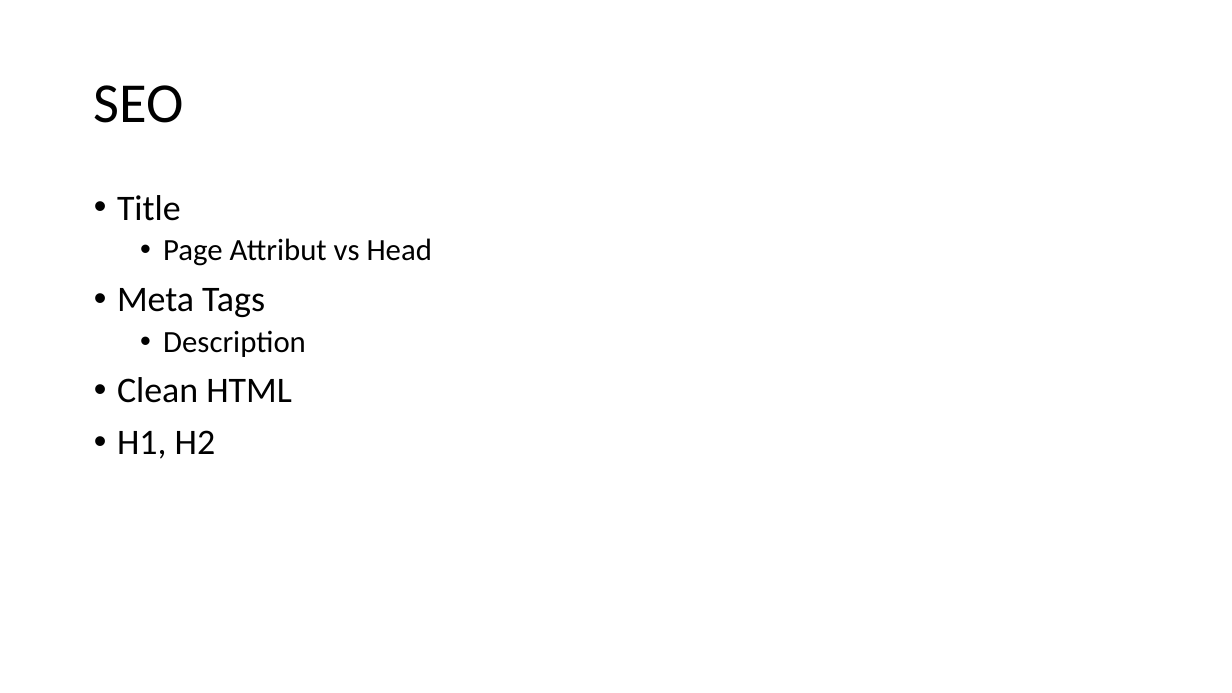
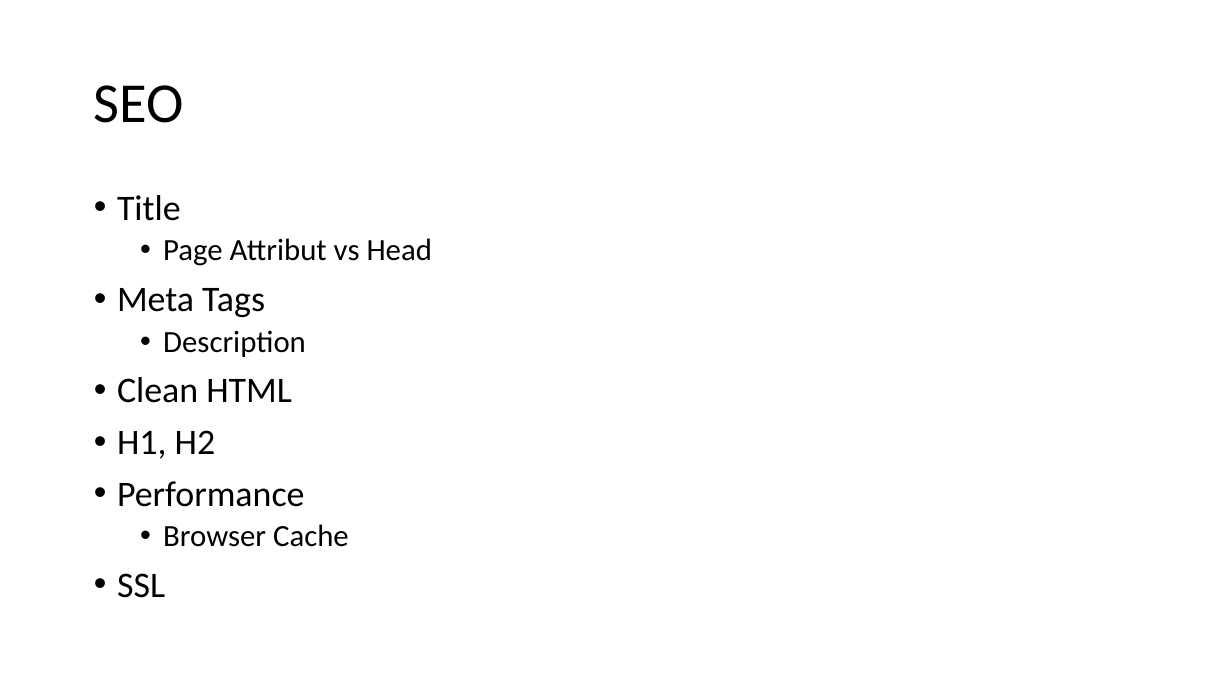
Before and after one commit to ppedvAG/WebformsKurs, a slide deck: slide 2 of 06DesignSEO.pptx. Drawn at 1232x693 pixels with LibreOffice and Linux fonts; fonts in the diff are those of the drawing. Boxes give left, top, right and bottom in pixels: in the first picture for what was removed or moved away, otherwise in the second. Text is boxed around its words. In the diff, an @@ line names an element or a change of style, - is before the commit and + after.

```diff
--- a/06DesignSEO.pptx
+++ b/06DesignSEO.pptx
@@ text at (x1=117, y1=481, x2=349, y2=598): paragraphs added @@
+• Performance
+  • Browser Cache
+• SSL
```
Also in this commit, not shown: 3 slides added, 16 other files.
